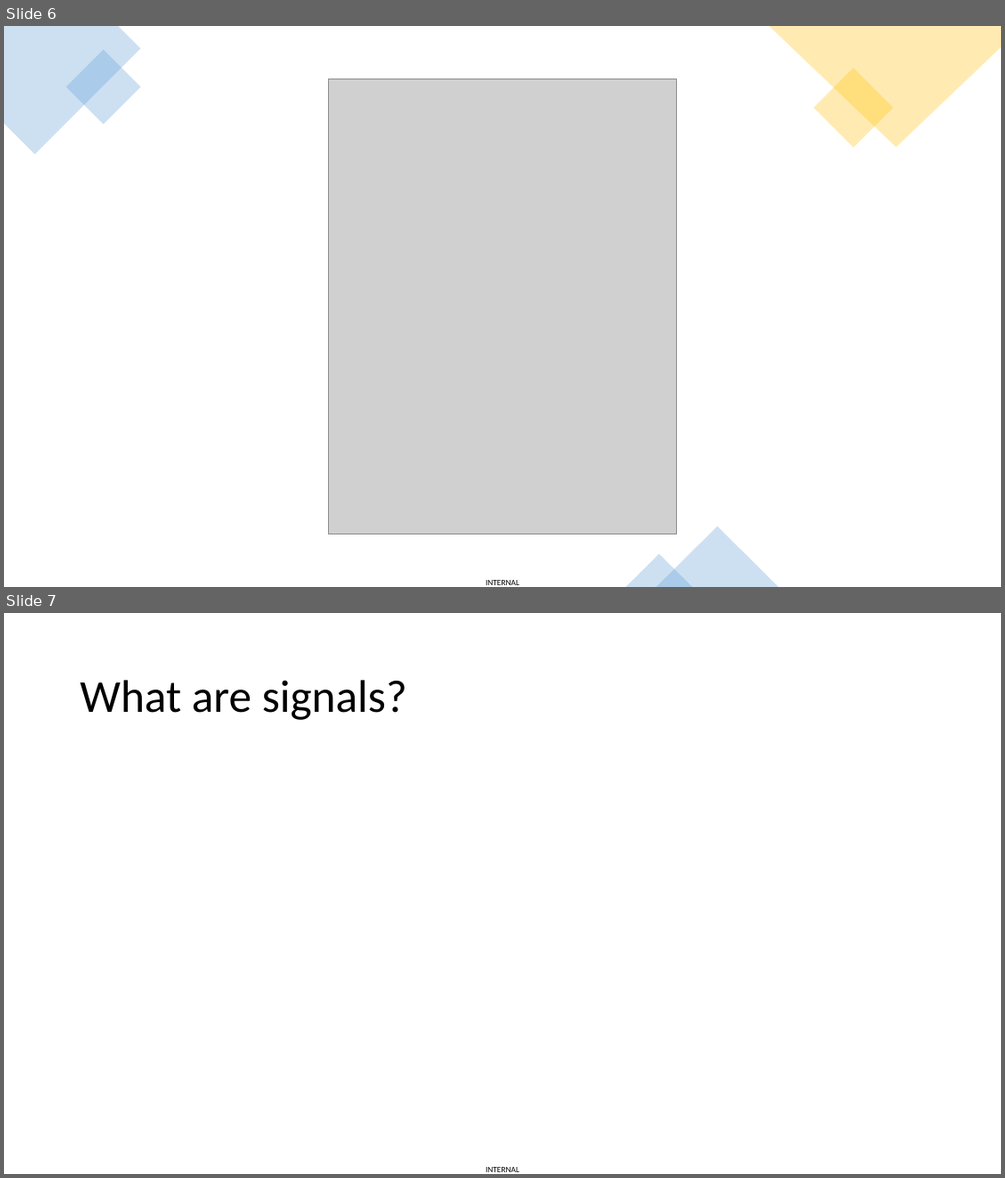
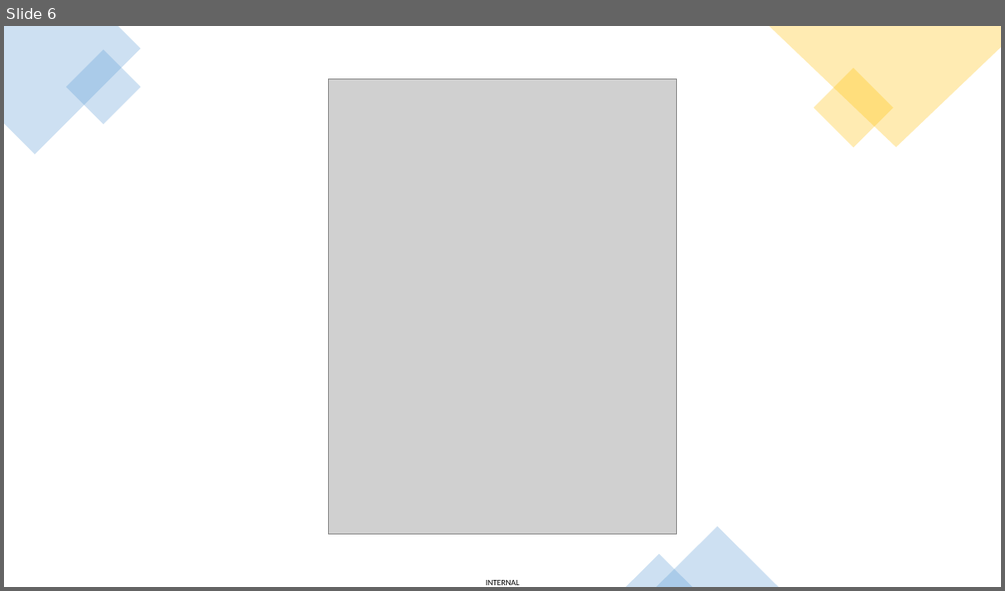
Before and after one commit to vuthaphai/ng-v16-new-features, a slide deck: Angular v16.pptx. Shown one above the other, each under a label of ours: slides 6 and 7 before the commit, slide 6 after it. The pictures are 1005x1178 and 1005x591 pixels, drawn with LibreOffice and Linux fonts; fonts in the diff are those of the drawing; grey boxes stand for pictures. Boxes give left, top, right and bottom in pixels: in the first picture for what was removed or moved away, otherwise in the second. Text is boxed around its words. In the diff, an @@ line names an element or a change of style, - is before the commit and + after.

```diff
--- a/Angular v16.pptx
+++ b/Angular v16.pptx
@@ slide 7 removed at <box>4,613,1001,1174</box>, background #FFFFFF; not listed: 1 template element that a slide beside it also shows @@
@@ title removed at <box>80,680,407,720</box> @@
-What are signals?
```
Also in this commit, not shown: 1 slide added, 1 other file.
